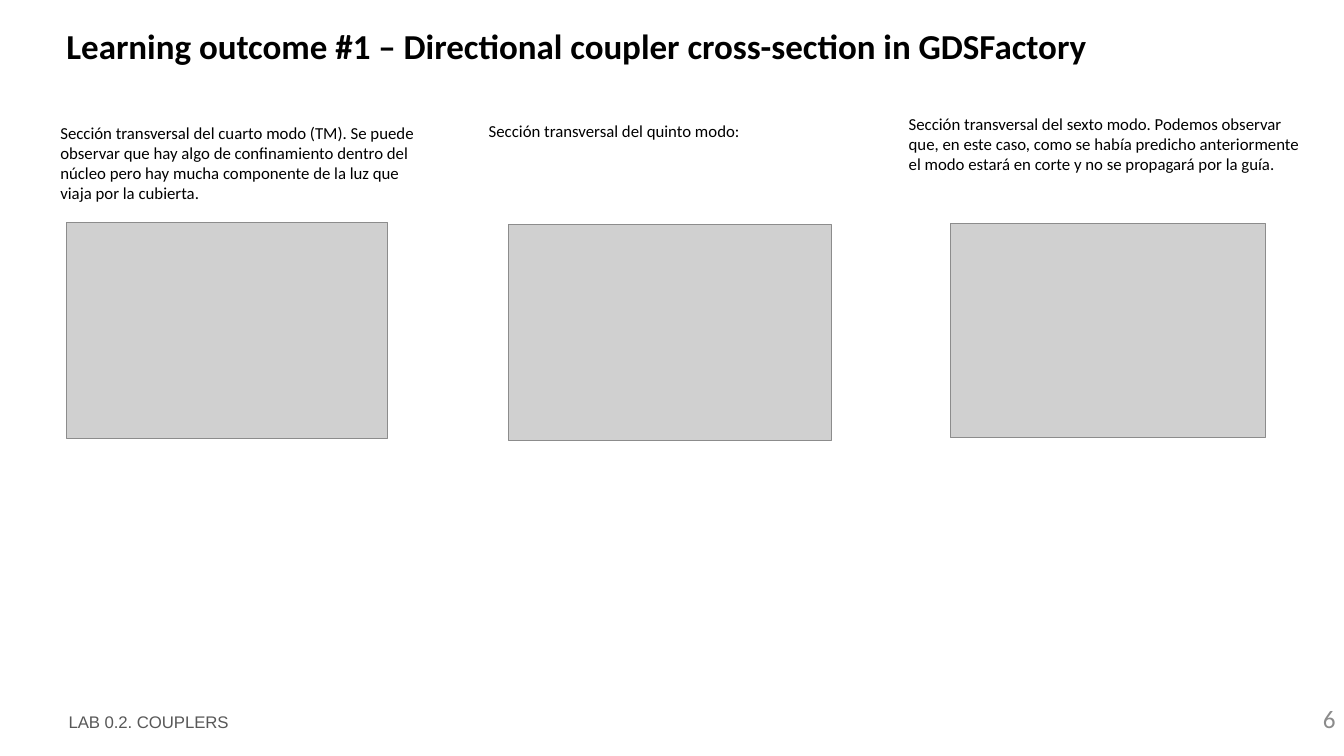
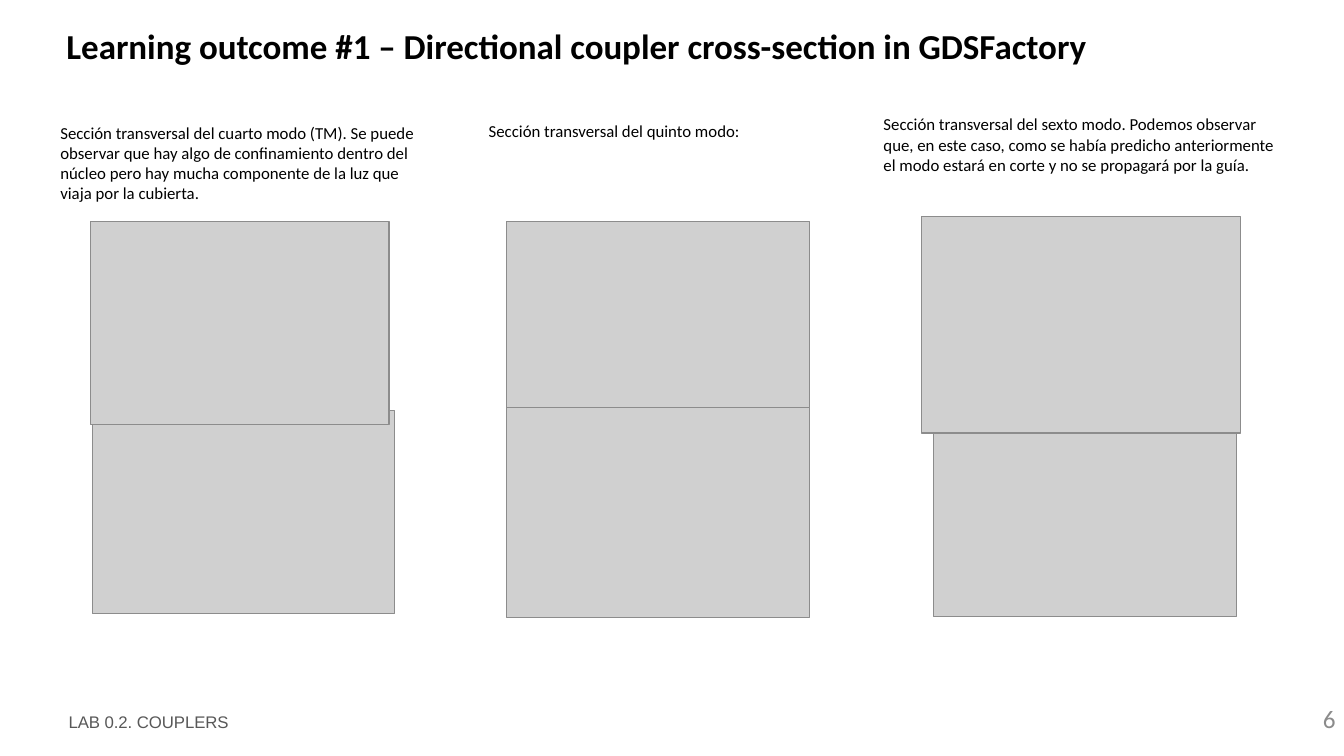
Before and after one commit to snacmuo/pic-upv-lab0, a slide deck: slide 6 of LabBook_020.pptx. Drawn at 1344x756 pixels with LibreOffice and Linux fonts; fonts in the diff are those of the drawing; grey boxes stand for pictures; background and template pictures are left out. Boxes give left, top, right and bottom in pixels: in the first picture for what was removed or moved away, otherwise in the second. Text is boxed around its words. In the diff, an @@ line names an element or a change of style, - is before the commit and + after.

```diff
--- a/LabBook_020.pptx
+++ b/LabBook_020.pptx
@@ text "Sección transversal del sexto modo. ...": place and size @@
-text "Sección transversal del sexto modo. ..." at box(909, 118, 1299, 173)
+text "Sección transversal del sexto modo. ..." at box(883, 118, 1273, 174)
@@ picture added at box(91, 221, 389, 423) @@
@@ picture: place and size @@
-picture at box(508, 225, 831, 441)
+picture at box(506, 221, 810, 423)
@@ picture added at box(922, 217, 1240, 434) @@
@@ picture: place and size @@
-picture at box(67, 223, 388, 439)
+picture at box(92, 410, 394, 613)
@@ picture added at box(506, 407, 810, 617) @@
@@ picture: place and size @@
-picture at box(951, 224, 1266, 439)
+picture at box(934, 410, 1237, 617)
```
Also in this commit, not shown: 5 other slides changed, 2 slides added, 3 other files.
